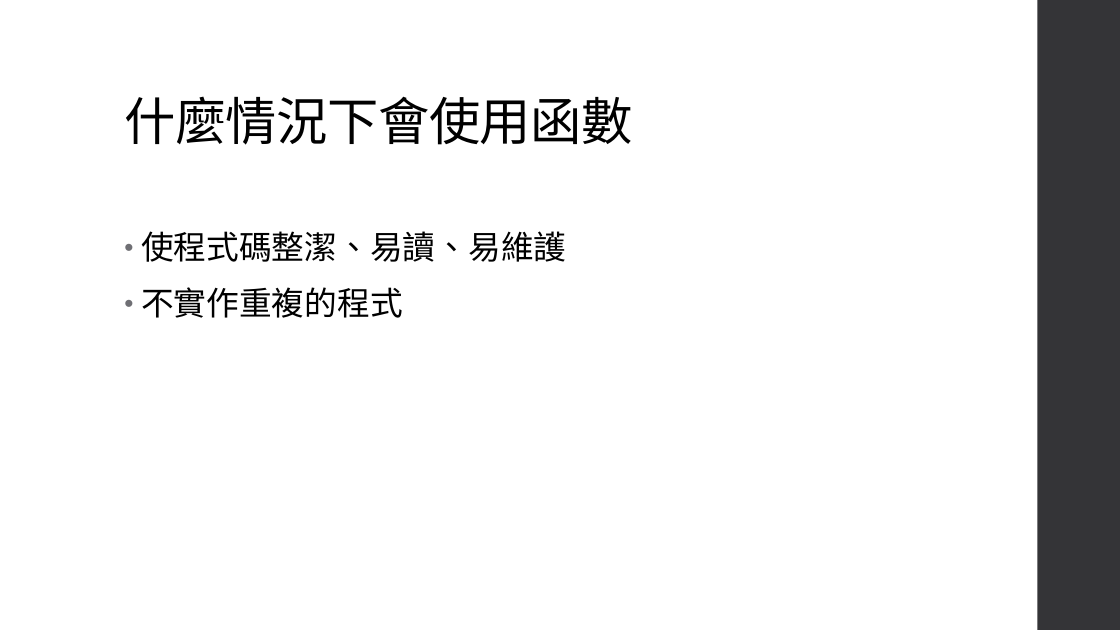
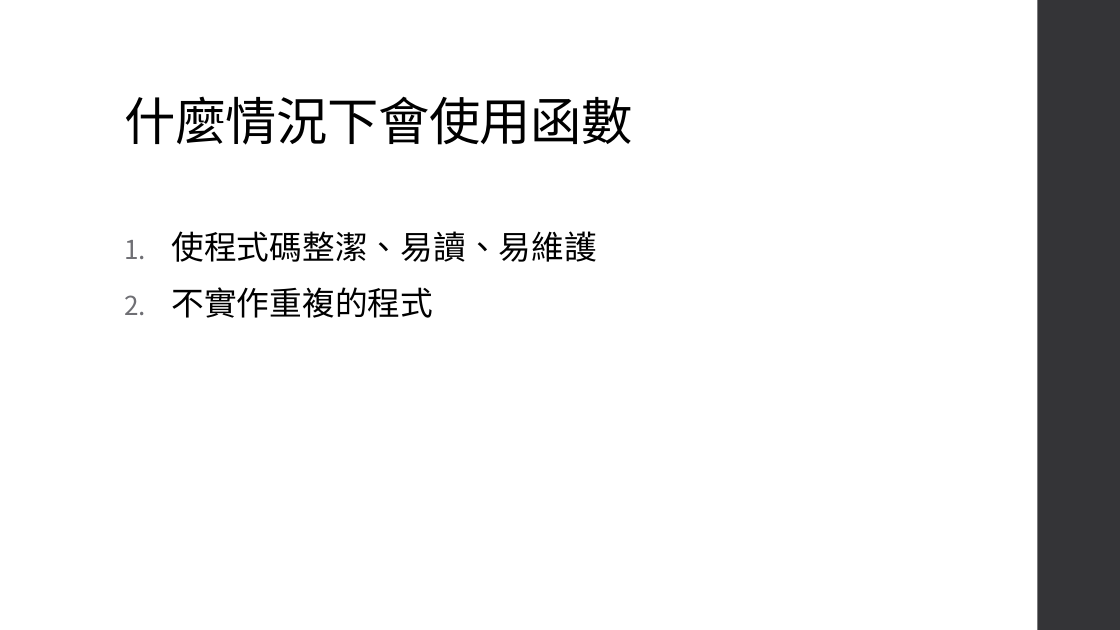
Before and after one commit to an920107/ServiceLearning, a slide deck: slide 9 of Class 6 函數、遞迴.pptx. Drawn at 1120x630 pixels with LibreOffice and Linux fonts; fonts in the diff are those of the drawing. Boxes give left, top, right and bottom in pixels: in the first picture for what was removed or moved away, otherwise in the second. Text is boxed around its words. In the diff, an @@ line names an element or a change of style, - is before the commit and + after.

```diff
--- a/Class 6 函數、遞迴.pptx
+++ b/Class 6 函數、遞迴.pptx
@@ text "使程式碼整潔、易讀、易維護" at (172,231,597,318): bullet • to 1. @@
```
Also in this commit, not shown: 1 other slide changed, 9 slides added, 1 slide removed, 1 other file.
